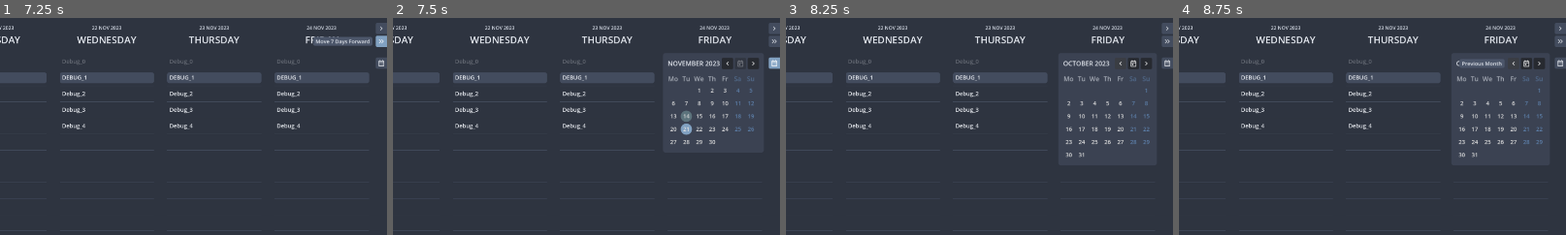
Above: before the commit, frames 1-4 (left to right).
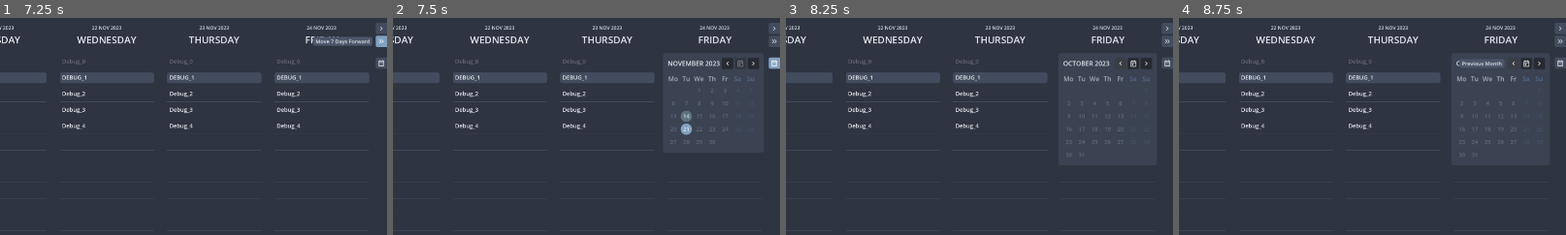
Above: after the commit, the same moments.

Repository: njamster/habituary
Game: Godot game, scene res://entry_point/entry_point.tscn
Same seed, same stepped clock (60 frames per second), same inputs: the game is played once before the commit and once after it.
Inputs (mouse positions are % of the whole screen's width and height, from its top left):
- Up to frame 1 (7.25 s): click (99, 2) at 0.5 s; click (1, 10) at 1.25 s; click (99, 2) at 2 s; click (1, 2) at 2.75 s; click "1" at 3.5 s; click "3" at 4.25 s; click "5" at 5 s; click "7" at 5.75 s; click (99, 5) at 6.5 s
- Up to frame 2 (7.5 s): click (99, 10) at 7.25 s
- Up to frame 3 (8.25 s): click (93, 10) at 8 s
- Up to frame 4 (8.75 s): no input
The pictures show only the part of the screen within x 50-100%, y 0-50%; the shares and areas given below are measured in that part.

Frame 1 is identical in both runs. In frame 2, 0.4% of the frame differs, in the area x 71-94%, y 32-59%; in frame 3, 0.5%, in the area x 72-94%, y 32-65%; in frame 4, 0.5%.

Commit message:
Fade out calendar days that don't have any to-dos

Diff:
--- a/main_window/overlay/calendar_widget/calendar_widget.gd
+++ b/main_window/overlay/calendar_widget/calendar_widget.gd
@@ -46,8 +46,14 @@
 			button.theme_type_variation = "CalendarWidget_DayButton_Selected"
 		elif date.as_dict() == DayTimer.today.as_dict():
 			button.theme_type_variation = "CalendarWidget_DayButton_Today"
-		elif date.weekday == 0 or date.weekday == 6:
-			button.theme_type_variation = "CalendarWidget_DayButton_WeekendDay"
+		else:
+			if date.weekday == 0 or date.weekday == 6:
+				button.theme_type_variation = "CalendarWidget_DayButton_WeekendDay"
+
+			if not FileAccess.file_exists(Settings.store_path.path_join(
+				date.format(Settings.date_format_save)
+			) + ".txt"):
+				button.modulate.a = 0.25
 		button.pressed.connect(get_parent().close_overlay)
 		$VBox/GridContainer.add_child(button)
 		date = date.add_days(1)
